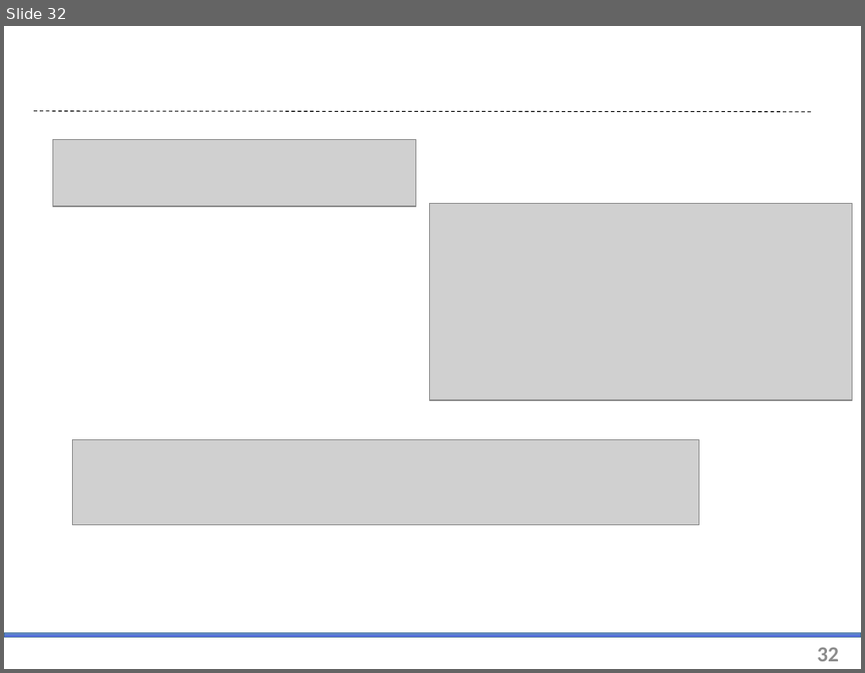
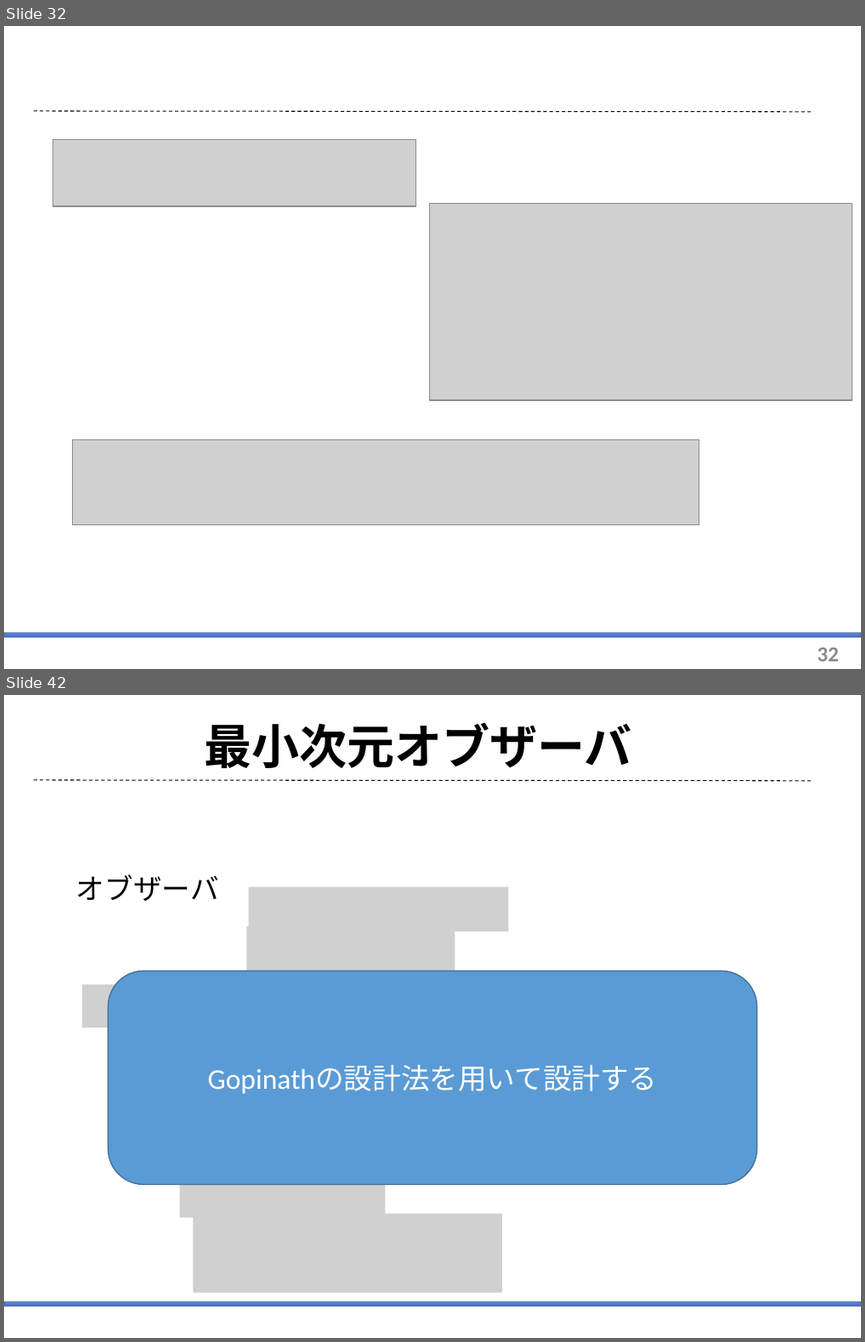
Before and after one commit to arabian9ts/Pendulum, a slide deck: presentation/pendulum_theory.pptx. Shown one above the other, each under a label of ours: slide 32 before the commit, slides 32 and 42 after it; the slides between them are not shown. The pictures are 865x673 and 865x1342 pixels, drawn with LibreOffice and Linux fonts; fonts in the diff are those of the drawing; grey boxes stand for pictures. Boxes give left, top, right and bottom in pixels: in the first picture for what was removed or moved away, otherwise in the second. Text is boxed around its words. In the diff, an @@ line names an element or a change of style, - is before the commit and + after.

```diff
--- a/presentation/pendulum_theory.pptx
+++ b/presentation/pendulum_theory.pptx
@@ slide 42 added at [4, 695, 861, 1338], background #FFFFFF; not listed: 2 template elements that a slide beside it also shows @@
@@ title added at [205, 722, 632, 768], 40 pt, text #000000, bold @@
+最小次元オブザーバ
@@ text added at [76, 874, 219, 901], 24 pt, text #000000 @@
+オブザーバ
@@ picture added at [248, 887, 508, 931] @@
@@ picture added at [246, 926, 454, 971] @@
@@ rounded rectangle added at [108, 971, 756, 1185], fill #5B9BD5, outline #43739E 1 pt, 24 pt, text #FFFFFF @@
+Gopinathの設計法を用いて設計する
@@ picture added at [82, 985, 641, 1027] @@
@@ picture added at [180, 1173, 386, 1218] @@
@@ picture added at [194, 1213, 503, 1293] @@
```
Also in this commit, not shown: 12 other slides added.
